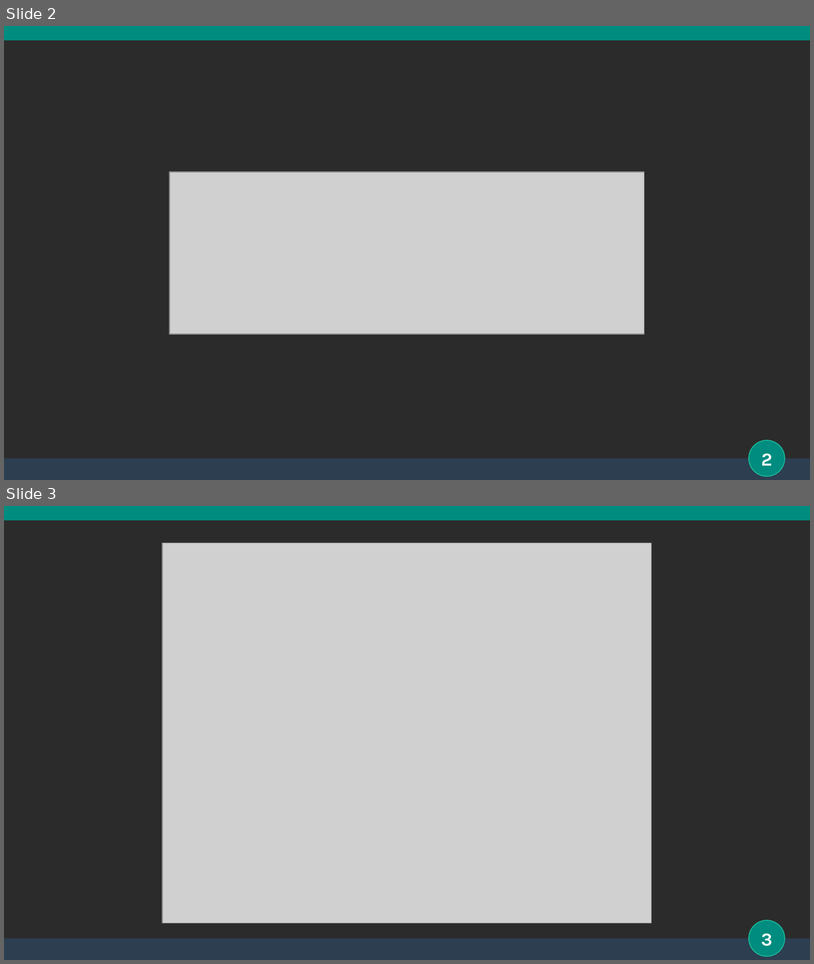
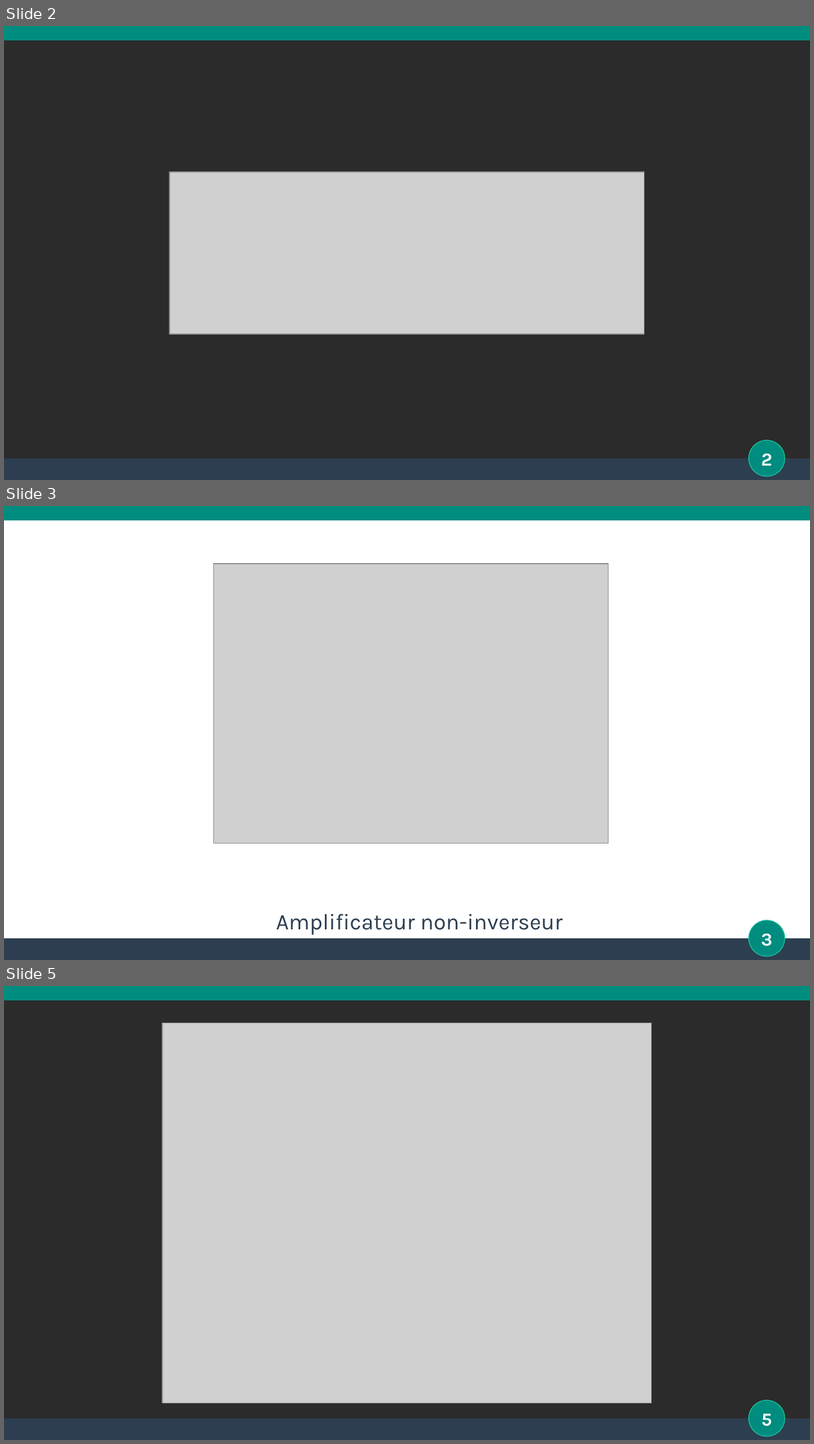
Before and after one commit to stoleks/Agregat-2022, a slide deck: LP/11-retroaction_oscillations/retroaction_oscillations.odp. Shown one above the other, each under a label of ours: slides 2 and 3 before the commit, slides 2, 3 and 5 after it; the slides between them are not shown. The pictures are 814x964 and 814x1444 pixels, drawn with LibreOffice and Linux fonts; fonts in the diff are those of the drawing; grey boxes stand for pictures; background and template pictures are left out; a plain dark background stands for a picture behind light text. Boxes give left, top, right and bottom in pixels: in the first picture for what was removed or moved away, otherwise in the second. Text is boxed around its words. In the diff, an @@ line names an element or a change of style, - is before the commit and + after.

```diff
--- a/LP/11-retroaction_oscillations/retroaction_oscillations.odp
+++ b/LP/11-retroaction_oscillations/retroaction_oscillations.odp
@@ slide 3 added at (x1=4, y1=506, x2=810, y2=960), background picture (left out); not listed: 4 template elements that a slide beside it also shows @@
@@ picture added at (x1=214, y1=564, x2=609, y2=843) @@
@@ text added at (x1=276, y1=913, x2=563, y2=934), 22 pt, text #2C3E50 @@
+Amplificateur non-inverseur
@@ what was slide 3 is now slide 5 @@
@@ page number at (x1=762, y1=1413, x2=773, y2=1426): text changed @@
-3
+5
```
Also in this commit, not shown: 1 other slide added, 1 slide removed, 13 other files.
